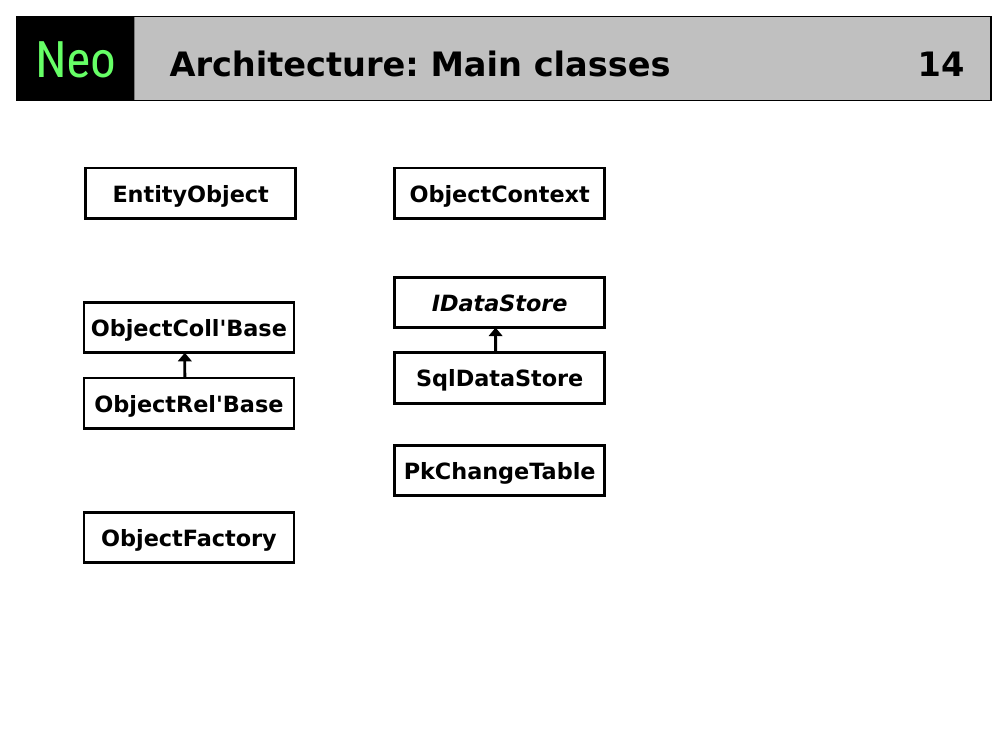
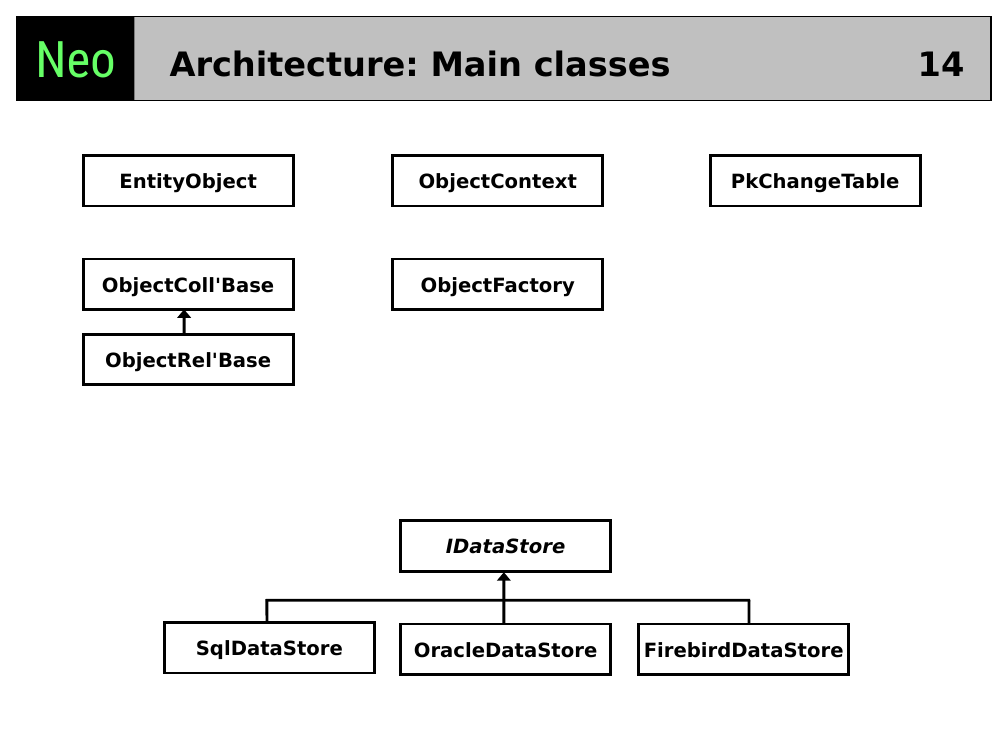
Before and after one commit to codehaus/neo, a slide deck: slide 14 of neo/docs/Neo_Architecture.ppt. Drawn at 1008x756 pixels with LibreOffice and Linux fonts; fonts in the diff are those of the drawing. Boxes give left, top, right and bottom in pixels: in the first picture for what was removed or moved away, otherwise in the second. Text is boxed around its words. In the diff, an @@ line names an element or a change of style, - is before the commit and + after.

```diff
--- a/neo/docs/Neo_Architecture.ppt
+++ b/neo/docs/Neo_Architecture.ppt
@@ rectangle "EntityObject": place and size @@
-rectangle "EntityObject" at bbox=[86, 168, 295, 219]
+rectangle "EntityObject" at bbox=[84, 156, 293, 207]
@@ rectangle "ObjectContext": place and size @@
-rectangle "ObjectContext" at bbox=[395, 168, 605, 219]
+rectangle "ObjectContext" at bbox=[393, 156, 603, 207]
@@ rectangle "PkChangeTable": place and size @@
-rectangle "PkChangeTable" at bbox=[395, 446, 605, 496]
+rectangle "PkChangeTable" at bbox=[711, 156, 920, 207]
@@ rectangle "ObjectFactory": place and size @@
-rectangle "ObjectFactory" at bbox=[84, 512, 293, 562]
+rectangle "ObjectFactory" at bbox=[393, 259, 603, 309]
@@ 2 rectangles, 1 arrow: place and size @@
-2 rectangles, 1 arrow at bbox=[84, 302, 293, 428]
+2 rectangles, 1 arrow at bbox=[84, 259, 293, 385]
@@ size 16 to 14 pt in 8 elements at bbox=[393, 156, 603, 207], bbox=[84, 156, 293, 207], bbox=[84, 335, 293, 385], bbox=[84, 259, 293, 309], bbox=[393, 259, 603, 309], bbox=[164, 623, 374, 673], bbox=[711, 156, 920, 207], bbox=[401, 521, 611, 572] @@
@@ rectangle "IDataStore": place and size @@
-rectangle "IDataStore" at bbox=[395, 277, 605, 328]
+rectangle "IDataStore" at bbox=[401, 521, 611, 572]
@@ line added from (267, 599) to (267, 623), #000000 2.01 pt @@
@@ arrow moved from (496, 328) - (496, 353) to (504, 573) - (504, 623) @@
@@ rectangle "SqlDataStore": place and size @@
-rectangle "SqlDataStore" at bbox=[395, 353, 605, 403]
+rectangle "SqlDataStore" at bbox=[164, 623, 374, 673]
@@ line added from (266, 600) to (750, 600), #000000 2.01 pt @@
@@ rectangle added at bbox=[401, 624, 611, 674], outline #000000 2.01 pt, 14 pt, text #000000, bold @@
+OracleDataStore
@@ rectangle added at bbox=[639, 624, 849, 674], outline #000000 2.01 pt, 14 pt, text #000000, bold @@
+FirebirdDataStore
@@ line added from (749, 600) to (749, 624), #000000 2.01 pt @@
```
Also in this commit, not shown: 2 other slides changed, 2 slides removed, 1 other file.
